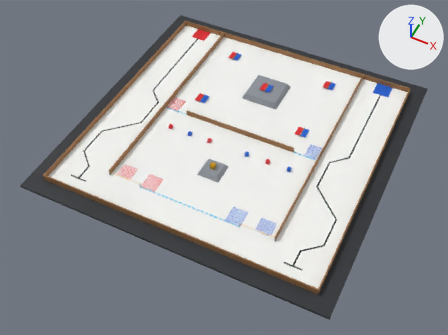
One commit to the glTF model public/models/sa-ban-2026.glb: the scene before it, then after it.
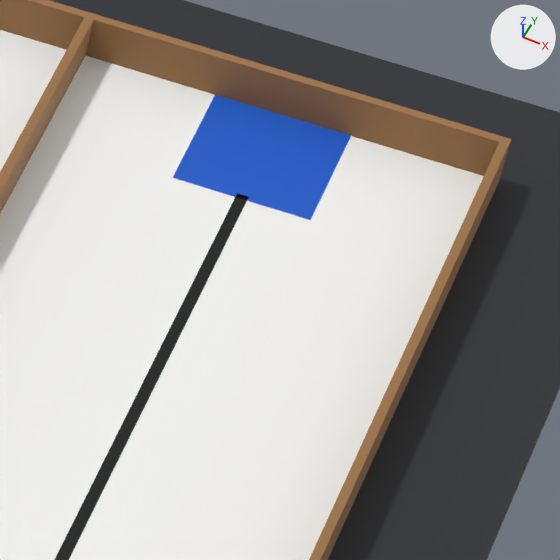
The first picture shows the older version from a 50 mm lens placed at (5.66, -4.72, 7.82), pointed at (2.38, 1.85, -0.38). The close-ups show the older and then the newer version on the part from 79% to 93% of the width and 22% to 40% of the height of that picture. Only the edits that show in the close-ups are written down. The axes (+X, +Y, +Z) are drawn at upper right. The lights are the same throughout. Where no turn or scale is listed for an object, it has been applied to the vertices.

The first close-up shows 'Be_do', 'Line', 'San', 'Vach_0', 'Ô xuất phát Xanh'.
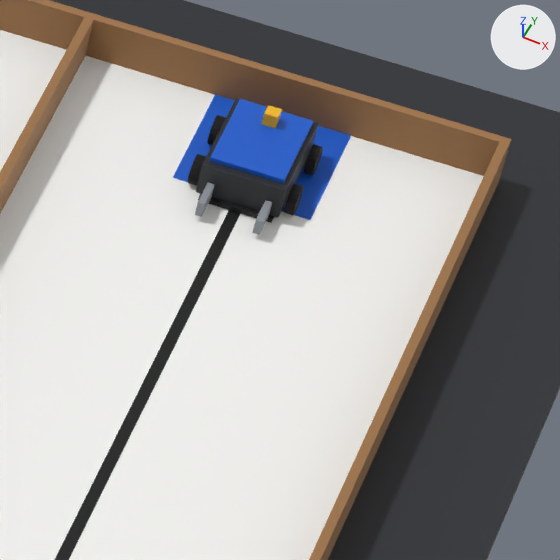
Where the newer file only moved an object's origin or applied its transform, the numbers keep the older frame.

Pixel boxes [x1, y1, x2, y2] of what changed, in the close-ups (560 x 560 px):
'Nap.001', added (blue)
    after: [210, 99, 313, 184]
'Than.001', added (black)
    after: [196, 98, 318, 218]
'Cam_bien.001', added (black)
    after: [198, 194, 274, 223]
'Banh.007', added
    after: [284, 184, 304, 215]
'Banh.005', added
    after: [303, 144, 323, 176]
'Den.001', added
    after: [262, 105, 282, 128]
'Kep_phai.001', added
    after: [252, 200, 272, 235]
'Kep_trai.001', added
    after: [195, 183, 215, 217]
'Banh.006', added
    after: [188, 154, 206, 186]
'Banh.004', added
    after: [207, 115, 226, 145]
'Ô xuất phát Xanh', unchanged, covered by the edit
    both: [173, 95, 351, 220]

Diff of the bpy script that builds the scene:
```diff
--- a/public/models/sa-ban-2026.glb.py
+++ b/public/models/sa-ban-2026.glb.py
@@ mat_m_16 @@
+mat_m_16 = principled_material('M_16')
+mat_m_16.base_color = (0.0174, 0.0196, 0.0245)  # black #24262b
@@ mat_m_20 @@
+mat_m_20 = principled_material('M_20')
+mat_m_20.base_color = (0.00719, 0.107, 0.604)  # blue #145ccc
+mat_m_20.roughness = 0.35
@@ mat_m_18 @@
+mat_m_18 = principled_material('M_18')
+mat_m_18.base_color = (0.89, 0.477, 0.01)  # yellow #f2b819
+mat_m_18.roughness = 0.2
@@ mat_m_19 @@
+mat_m_19 = principled_material('M_19')
+mat_m_19.base_color = (0.00394, 0.00394, 0.0049)  # black #0d0d0f
+mat_m_19.roughness = 0.9
@@ me_than_001 @@
+me_than_001.from_pydata(...)  # a box spanning x -0.09..0.09, y -0.12..0.12, z 0.015..0.09
+me_than_001.materials.append(mat_m_16)  # black #24262b
@@ me_nap_001 @@
+me_nap_001.from_pydata(...)  # a box spanning x -0.08..0.08, y -0.1..0.11, z 0.09..0.1
+me_nap_001.materials.append(mat_m_20)  # blue #145ccc
@@ me_kep_trai_001 @@
+me_kep_trai_001.from_pydata(...)  # a box spanning x -0.07..-0.055, y -0.19..-0.12, z 0.015..0.05
+me_kep_trai_001.materials.append(mat_m_13)  # grey #8c9199
@@ me_kep_phai_001 @@
+me_kep_phai_001.from_pydata(...)  # a box spanning x 0.055..0.07, y -0.19..-0.12, z 0.015..0.05
+me_kep_phai_001.materials.append(mat_m_13)  # grey #8c9199
@@ me_den_001 @@
+me_den_001.from_pydata(...)  # a box spanning x -0.015..0.015, y 0.05..0.08, z 0.1..0.13
+me_den_001.materials.append(mat_m_18)  # yellow #f2b819
@@ me_cam_bien_001 @@
+me_cam_bien_001.from_pydata(...)  # a box spanning x -0.08..0.08, y -0.13..-0.11, z 0.004..0.014
+me_cam_bien_001.materials.append(mat_m_5)  # black #0d0d0f
@@ me_banh_007 @@
+me_banh_007.from_pydata(...)  # a 16-sided cylinder along x spanning x -0.01..0.01, y -0.032..0.032, z -0.032..0.032
+me_banh_007.materials.append(mat_m_19)  # black #0d0d0f
@@ ob_than_001 @@
+ob_than_001 = bpy.data.objects.new('Than.001', me_than_001)
+ob_than_001.location = (4.35, 4.58, 0.0)
@@ ob_nap_001 @@
+ob_nap_001 = bpy.data.objects.new('Nap.001', me_nap_001)
+ob_nap_001.location = (4.35, 4.58, 0.0)
@@ ob_kep_trai_001 @@
+ob_kep_trai_001 = bpy.data.objects.new('Kep_trai.001', me_kep_trai_001)
+ob_kep_trai_001.location = (4.35, 4.58, 0.0)
@@ ob_kep_phai_001 @@
+ob_kep_phai_001 = bpy.data.objects.new('Kep_phai.001', me_kep_phai_001)
+ob_kep_phai_001.location = (4.35, 4.58, 0.0)
@@ ob_den_001 @@
+ob_den_001 = bpy.data.objects.new('Den.001', me_den_001)
+ob_den_001.location = (4.35, 4.58, 0.0)
@@ ob_cam_bien_001 @@
+ob_cam_bien_001 = bpy.data.objects.new('Cam_bien.001', me_cam_bien_001)
+ob_cam_bien_001.location = (4.35, 4.58, 0.0)
@@ ob_banh_007 @@
+ob_banh_007 = bpy.data.objects.new('Banh.007', me_banh_007)
+ob_banh_007.location = (4.455, 4.51, 0.032)
@@ ob_banh_006 @@
+ob_banh_006 = bpy.data.objects.new('Banh.006', me_banh_007.copy())
+ob_banh_006.location = (4.245, 4.51, 0.032)
@@ ob_banh_005 @@
+ob_banh_005 = bpy.data.objects.new('Banh.005', me_banh_007.copy())
+ob_banh_005.location = (4.455, 4.65, 0.032)
@@ ob_banh_004 @@
+ob_banh_004 = bpy.data.objects.new('Banh.004', me_banh_007.copy())
+ob_banh_004.location = (4.245, 4.65, 0.032)
```
